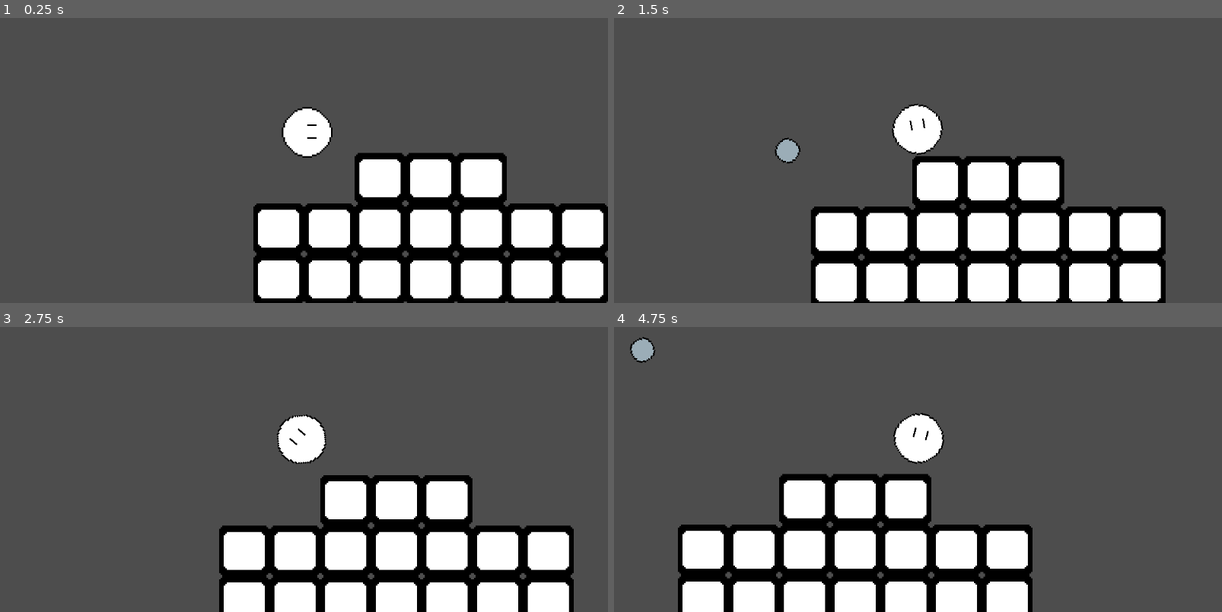
Above: before the commit, frames 1-4 (two rows, left to right).
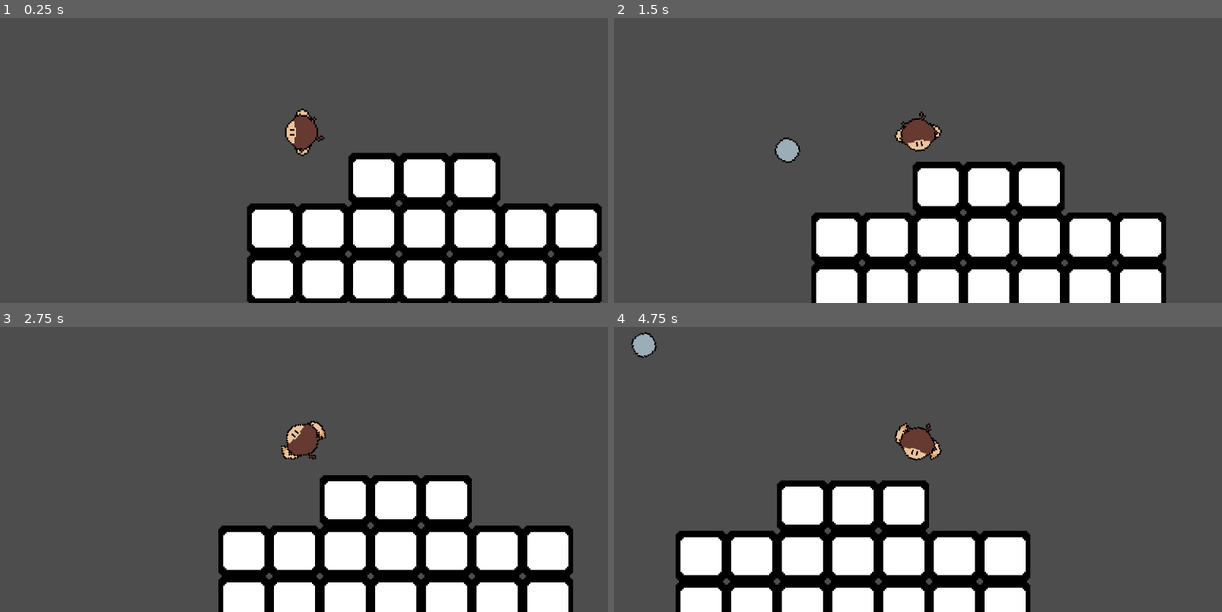
Above: after the commit, the same moments.

Repository: JoshuaKlot/BinghamtonGameJam3
Game: Godot game, scene res://scenes/main.tscn
Two runs of this game, one before a commit and one after it. Both use one fixed random seed, a clock stepped at 60 frames per second and the inputs below.
Inputs (mouse positions are in pixels of both pictures, inside the frame that each line leads up to):
- Up to frame 1 (0.25 s): no input
- Up to frame 2 (1.5 s): tap Enter (ui_accept) at 0.5, 0.77 s; move the mouse to (1051, 114) at 0.52 s; hold Right (ui_right) from 0.53 s (still down); tap Space (shoot) at 0.6, 1.35 s; move the mouse to (796, 149) at 1.27 s
- Up to frame 3 (2.75 s): tap Enter (ui_accept) at 1.52 s; move the mouse to (364, 366) at 2.02 s; release Right (ui_right) at 2.03 s; hold Left (ui_left) from 2.03 s (still down); tap Space (shoot) at 2.1 s
- Up to frame 4 (4.75 s): move the mouse to (887, 509) at 2.77 s; release Left (ui_left) at 2.78 s; hold Right (ui_right) 2.78-4.28 s; tap Space (shoot) at 2.85, 3.6, 4.35 s; tap Enter (ui_accept) at 3.02, 3.77, 4.52 s; move the mouse to (1100, 492) at 3.52 s; move the mouse to (735, 389) at 4.27 s; hold Left (ui_left) from 4.28 s (still down)

The runs differ from the first frame. In frame 1, 7.6% of the frame differs, in the area x 40-100%, y 31-100%; in frame 2, 7.6%; in frame 3, 2.0%; in frame 4, 8.8%, in the area x 2-69%, y 1-100%.

Commit message:
animatedsprite

Diff:
--- a/platformer/Scripts/player.gd
+++ b/platformer/Scripts/player.gd
@@ -3,7 +3,7 @@
 const SPEED = 100.0
 const JUMP_VELOCITY = -400.0
 const bullet_speed = 300.0
-
+@onready var _animated_sprite = $AnimatedSprite2D
 var lastdirection = Vector2.DOWN
 
 func _physics_process(delta: float) -> void:
@@ -11,11 +11,7 @@
 	var main = get_node("bulletContainer")
 	look_at(get_global_mouse_position())
 
-	rotation_degrees = wrap(rotation_degrees,0,360)
-	if rotation_degrees > 90 and rotation_degrees <270:
-		scale.y = -1
-	else:
-			scale.y = 1
+
 	if Input.is_action_just_pressed("shoot"):
 		var instance = bullet.instantiate()
 		get_tree().root.add_child(instance)
@@ -28,9 +24,10 @@
 	if direction or direction2:
 		velocity.x = direction * SPEED
 		velocity.y = direction2 * SPEED
-		lastdirection = Vector2(direction, direction2).normalized()
+		_animated_sprite.play("Walk")
 	else:
 		velocity.x = move_toward(velocity.x, 0, SPEED)
 		velocity.y = move_toward(velocity.y, 0, SPEED)
+		_animated_sprite.play("Idle")
 
 	move_and_slide()
--- a/platformer/scenes/player.tscn
+++ b/platformer/scenes/player.tscn
@@ -1,18 +1,50 @@
-[gd_scene load_steps=4 format=3 uid="uid://dyfxlgagnxf2k"]
+[gd_scene load_steps=7 format=3 uid="uid://dyfxlgagnxf2k"]
 
 [ext_resource type="Script" path="res://Scripts/player.gd" id="1_1m1jh"]
-[ext_resource type="Texture2D" uid="uid://c206ikh2wx6m7" path="res://sprites/player.png" id="1_1vhyk"]
+[ext_resource type="Texture2D" uid="uid://0p871l52u58k" path="res://sprites/PlayerOverhead1.png" id="2_hh3o1"]
+[ext_resource type="Texture2D" uid="uid://ckfhl535w83or" path="res://sprites/PlayerOverhead2.png" id="3_g04tb"]
+[ext_resource type="Texture2D" uid="uid://cxlw2ei5wikmw" path="res://sprites/PlayerOverhead3.png" id="4_q5ibj"]
 
 [sub_resource type="RectangleShape2D" id="RectangleShape2D_k83k1"]
 size = Vector2(32, 32)
 
+[sub_resource type="SpriteFrames" id="SpriteFrames_vnqkp"]
+animations = [{
+"frames": [{
+"duration": 1.0,
+"texture": ExtResource("2_hh3o1")
+}],
+"loop": true,
+"name": &"Idle",
+"speed": 5.0
+}, {
+"frames": [{
+"duration": 1.0,
+"texture": ExtResource("3_g04tb")
+}, {
+"duration": 1.0,
+"texture": ExtResource("2_hh3o1")
+}, {
+"duration": 1.0,
+"texture": ExtResource("4_q5ibj")
+}, {
+"duration": 1.0,
+"texture": ExtResource("2_hh3o1")
+}],
+"loop": true,
+"name": &"Walk",
+"speed": 12.0
+}]
+
 [node name="CharacterBody2D" type="CharacterBody2D"]
 script = ExtResource("1_1m1jh")
-
-[node name="Sprite2D" type="Sprite2D" parent="."]
-texture = ExtResource("1_1vhyk")
 
 [node name="CollisionShape2D" type="CollisionShape2D" parent="."]
 shape = SubResource("RectangleShape2D_k83k1")
 
 [node name="bulletContainer" type="Node" parent="."]
+
+[node name="AnimatedSprite2D" type="AnimatedSprite2D" parent="."]
+sprite_frames = SubResource("SpriteFrames_vnqkp")
+animation = &"Walk"
+frame_progress = 0.627981
Binary file added: platformer/sprites/PlayerOverhead1.png
Not shown, added: platformer/sprites/PlayerOverhead1.png.import
Binary file added: platformer/sprites/PlayerOverhead2.png
Not shown, added: platformer/sprites/PlayerOverhead2.png.import
Binary file added: platformer/sprites/PlayerOverhead3.png
Not shown, added: platformer/sprites/PlayerOverhead3.png.import
